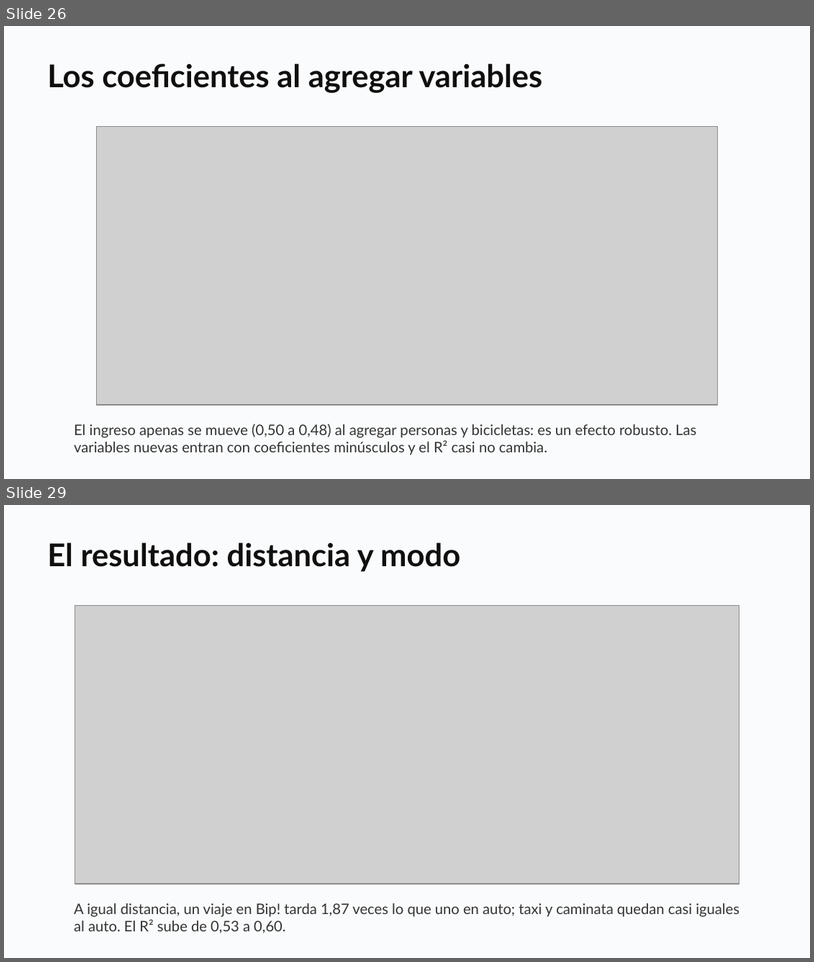
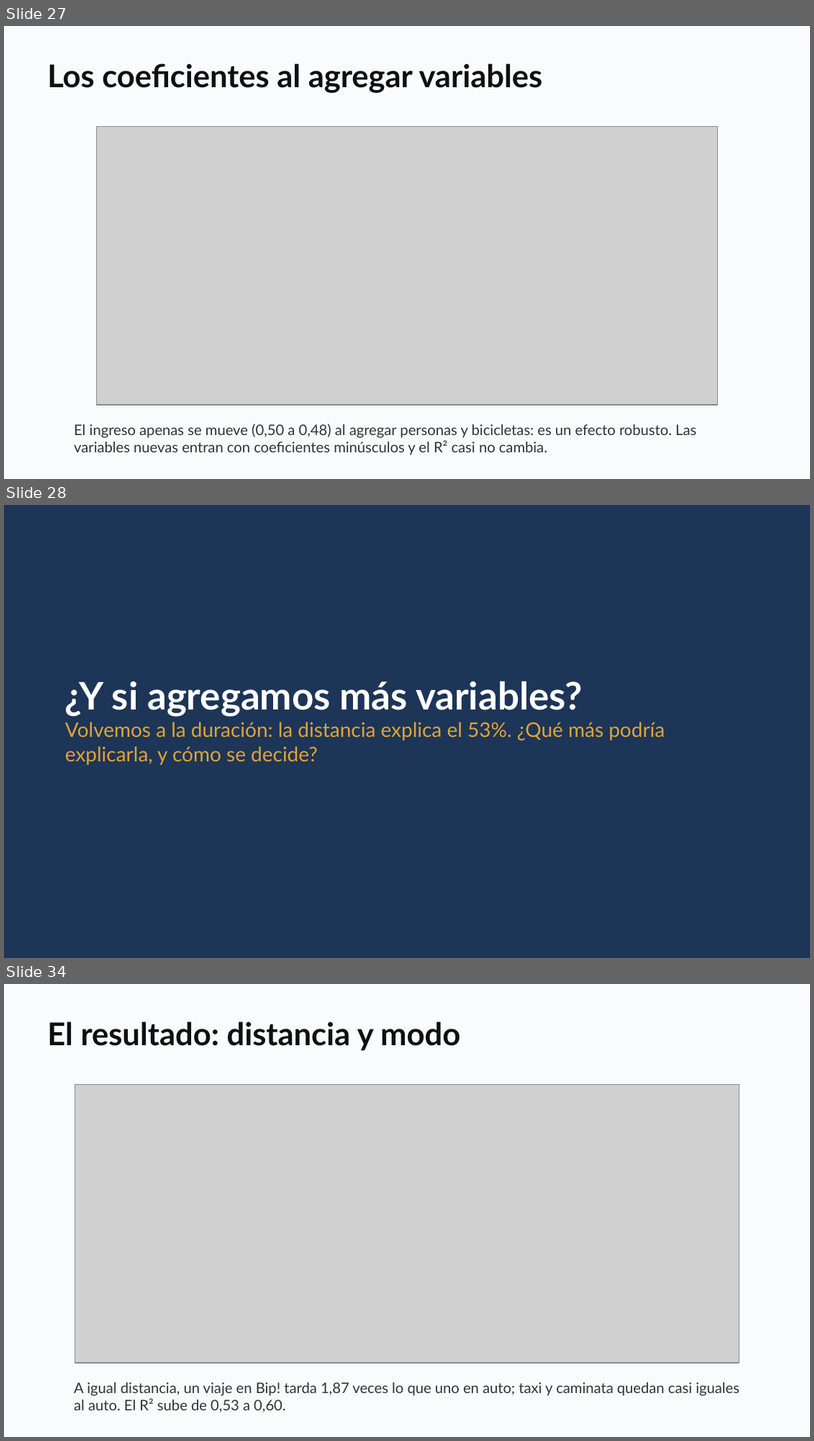
Before and after one commit to daniopitz/diplomado-cdd, a slide deck: presentaciones/clase04_regresion_multiple.pptx. Shown one above the other, each under a label of ours: slides 26 and 29 before the commit, slides 27, 28 and 34 after it; the slides between them are not shown. The pictures are 814x962 and 814x1441 pixels, drawn with LibreOffice and Linux fonts; fonts in the diff are those of the drawing; grey boxes stand for pictures. Boxes give left, top, right and bottom in pixels: in the first picture for what was removed or moved away, otherwise in the second. Text is boxed around its words. In the diff, an @@ line names an element or a change of style, - is before the commit and + after.

```diff
--- a/presentaciones/clase04_regresion_multiple.pptx
+++ b/presentaciones/clase04_regresion_multiple.pptx
@@ slide 28 added at [4,505,810,958], background #FFFFFF @@
@@ rectangle added at [4,505,810,958], fill #1D3557 @@
@@ text added at [65,681,665,765], 18 pt, text #E0A437 @@
+¿Y si agregamos más variables?
+Volvemos a la duración: la distancia explica el 53%. ¿Qué más podría explicarla, y cómo se decide?
@@ what was slide 26 is now slide 27 @@
@@ what was slide 29 is now slide 34 @@
```
Also in this commit, not shown: 3 slides changed, 4 other slides added, 3 other files.
